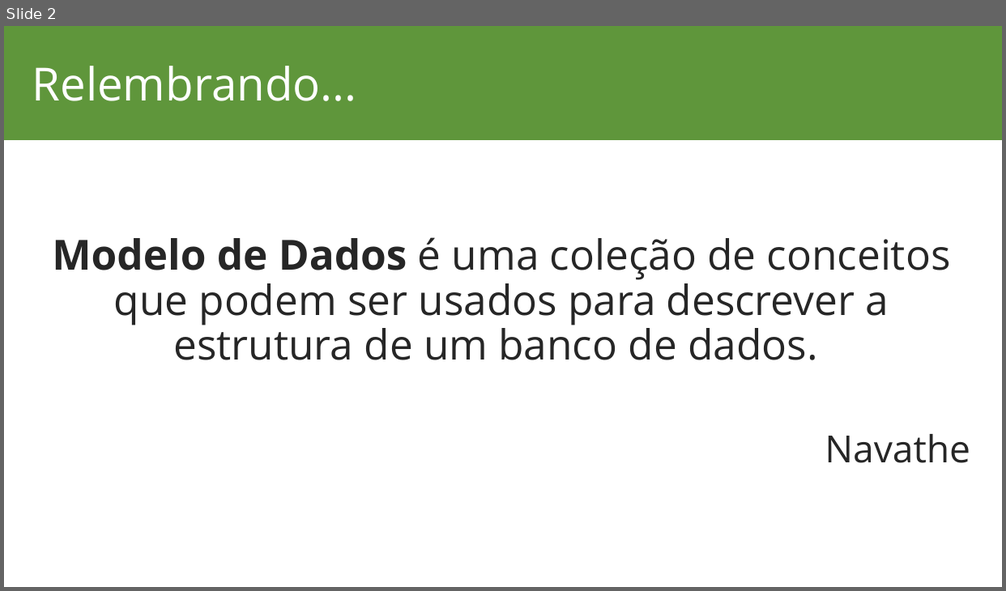
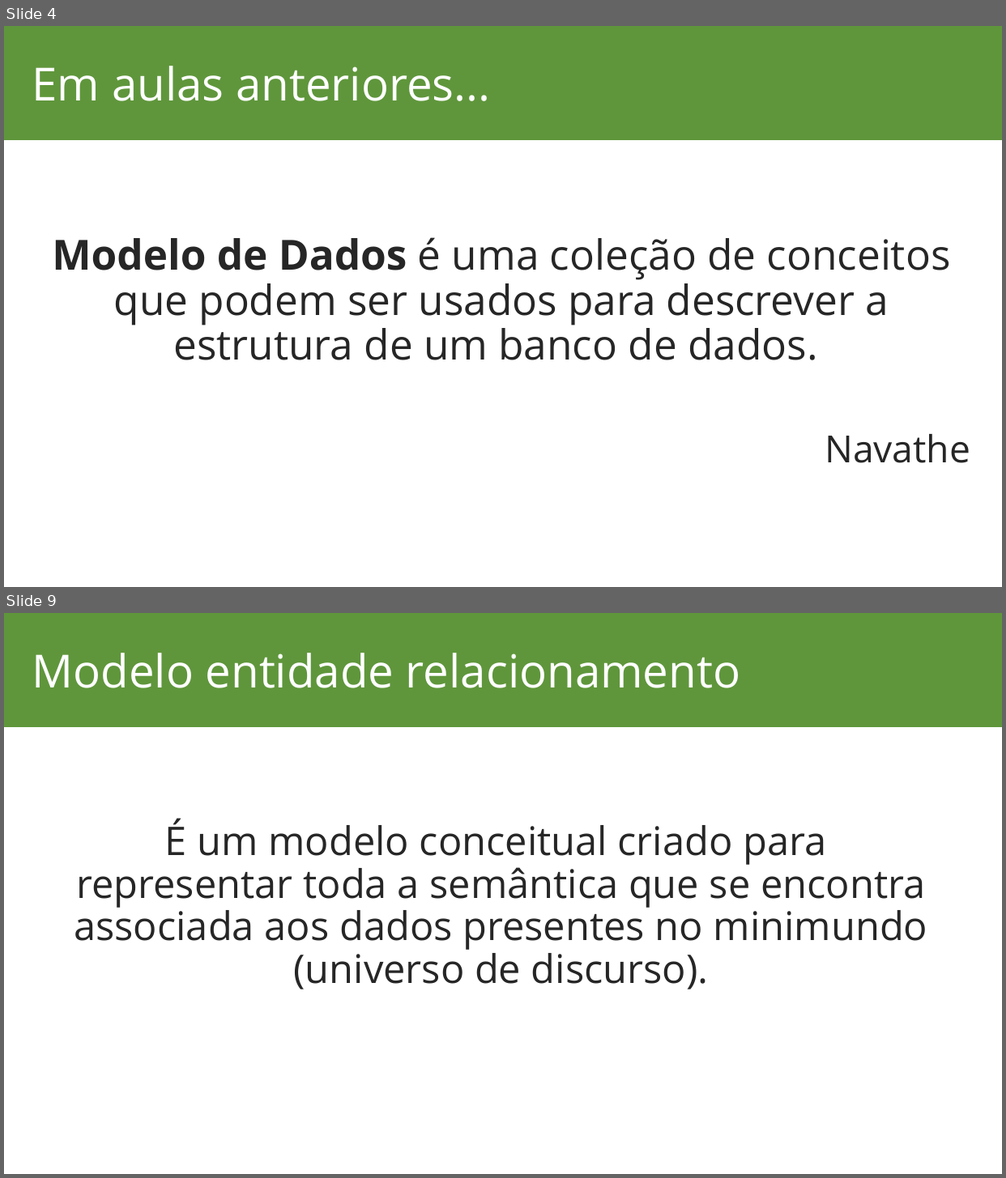
Before and after one commit to lucassoaresaraujo/aulas, a slide deck: Banco de Dados/Banco de Dados.pptx. Shown one above the other, each under a label of ours: slide 2 before the commit, slides 4 and 9 after it; the slides between them are not shown. The pictures are 1006x591 and 1006x1178 pixels, drawn with LibreOffice and Linux fonts; fonts in the diff are those of the drawing; background and template pictures are left out. Boxes give left, top, right and bottom in pixels: in the first picture for what was removed or moved away, otherwise in the second. Text is boxed around its words. In the diff, an @@ line names an element or a change of style, - is before the commit and + after.

Commit message:
Alteracoes aula banco de dados

```diff
--- a/Banco de Dados/Banco de Dados.pptx
+++ b/Banco de Dados/Banco de Dados.pptx
@@ slide 9 added at bbox=[4, 613, 1002, 1174], background #FFFFFF; not listed: 1 template element that a slide beside it also shows @@
@@ title added at bbox=[32, 653, 740, 688], 44 pt, text #FFFFFF @@
+Modelo entidade relacionamento
@@ text added at bbox=[74, 818, 928, 990], 38 pt, text #262626 @@
+É um modelo conceitual criado para
+representar toda a semântica que se encontra associada aos dados presentes no minimundo (universo de discurso).
@@ what was slide 2 is now slide 4 @@
@@ slide 4 changed as well @@
@@ title at bbox=[32, 66, 491, 101]: text changed @@
-Relembrando...
+Em aulas anteriores...
```
Also in this commit, not shown: 1 other slide changed, 14 other slides added, 1 slide removed, 8 other files.
